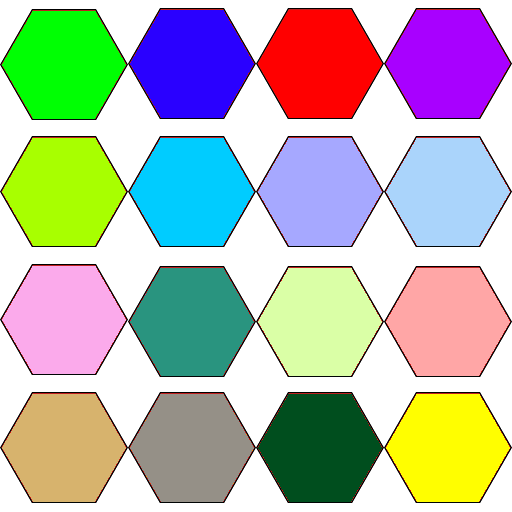
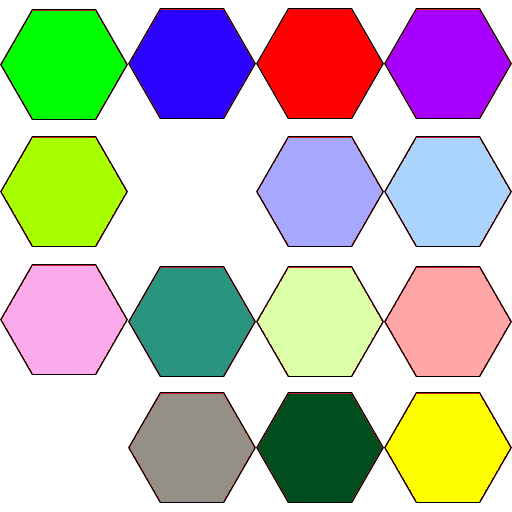
Before/after of a 512x512 layered artwork. What changed in the layer stack:
painted on "Pasted Layer copy#11" over [0, 392, 128, 503]
painted on "Pasted Layer copy#4" over [128, 136, 256, 247]
